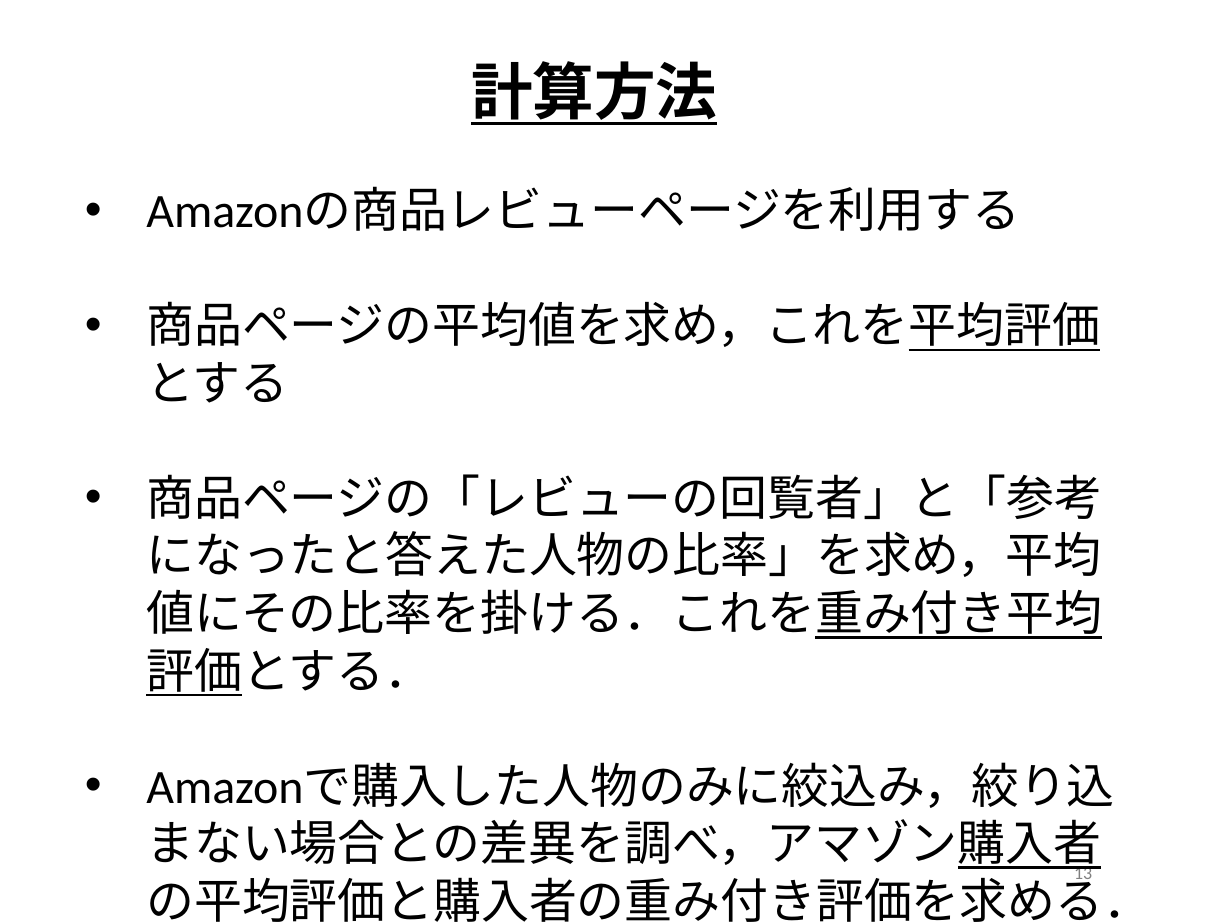
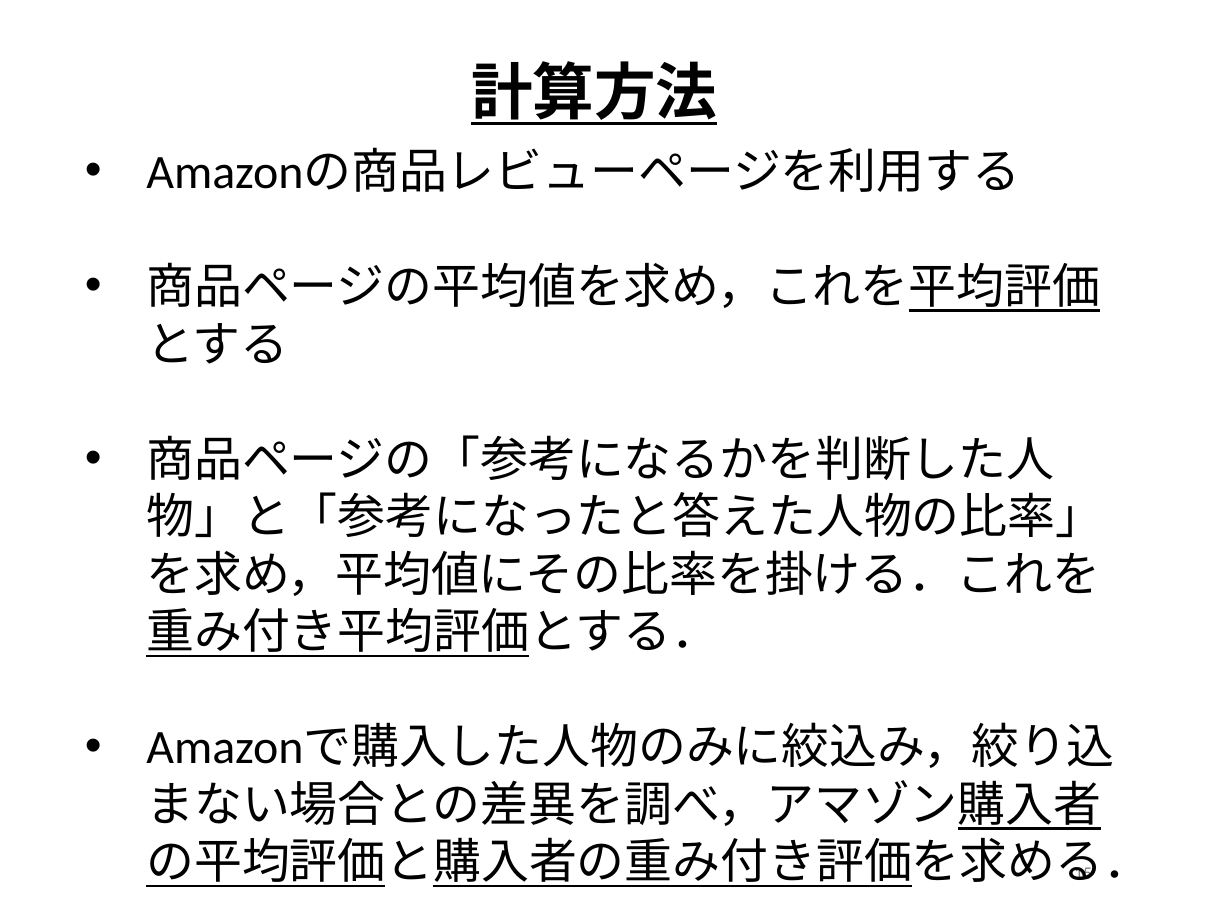
Before and after one commit to keimatsui/kadai, a slide deck: slide 15 of 卒業論文/2014/齋藤勇也/最終発表/卒業論文発表資料.pptx (slide 13 before the commit). Drawn at 1232x924 pixels with LibreOffice and Linux fonts; fonts in the diff are those of the drawing; background and template pictures are left out. Boxes give left, top, right and bottom in pixels: in the first picture for what was removed or moved away, otherwise in the second. Text is boxed around its words. In the diff, an @@ line names an element or a change of style, - is before the commit and + after.

```diff
--- a/卒業論文/2014/齋藤勇也/最終発表/卒業論文発表資料.pptx
+++ b/卒業論文/2014/齋藤勇也/最終発表/卒業論文発表資料.pptx
@@ text "Amazonの商品レビューページを利用する": place and size @@
-text "Amazonの商品レビューページを利用する" at bbox=[146, 187, 1151, 922]
+text "Amazonの商品レビューページを利用する" at bbox=[146, 148, 1151, 887]
@@ text at bbox=[146, 435, 1103, 657]: text changed @@
-• 商品ページの「レビューの回覧者」と「参考になったと答えた人物の比率」を求め，平均値にその比率を掛ける．これを重み付き平均評価とする．
+• 商品ページの「参考になるかを判断した人物」と「参考になったと答えた人物の比率」を求め，平均値にその比率を掛ける．これを重み付き平均評価とする．
@@ page number at bbox=[1074, 867, 1092, 880]: text changed @@
-13
+15
```
Also in this commit, not shown: 5 other slides changed, 1 slide added, 3 slides removed.
